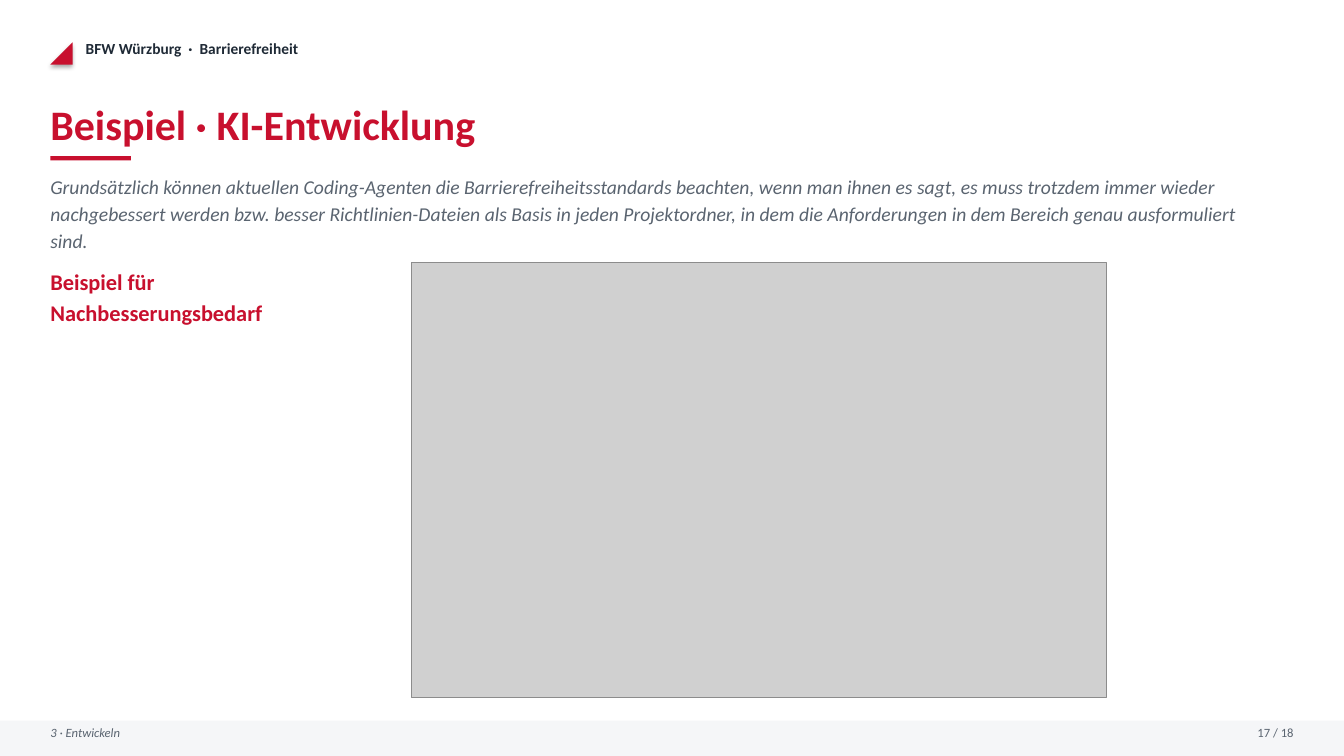
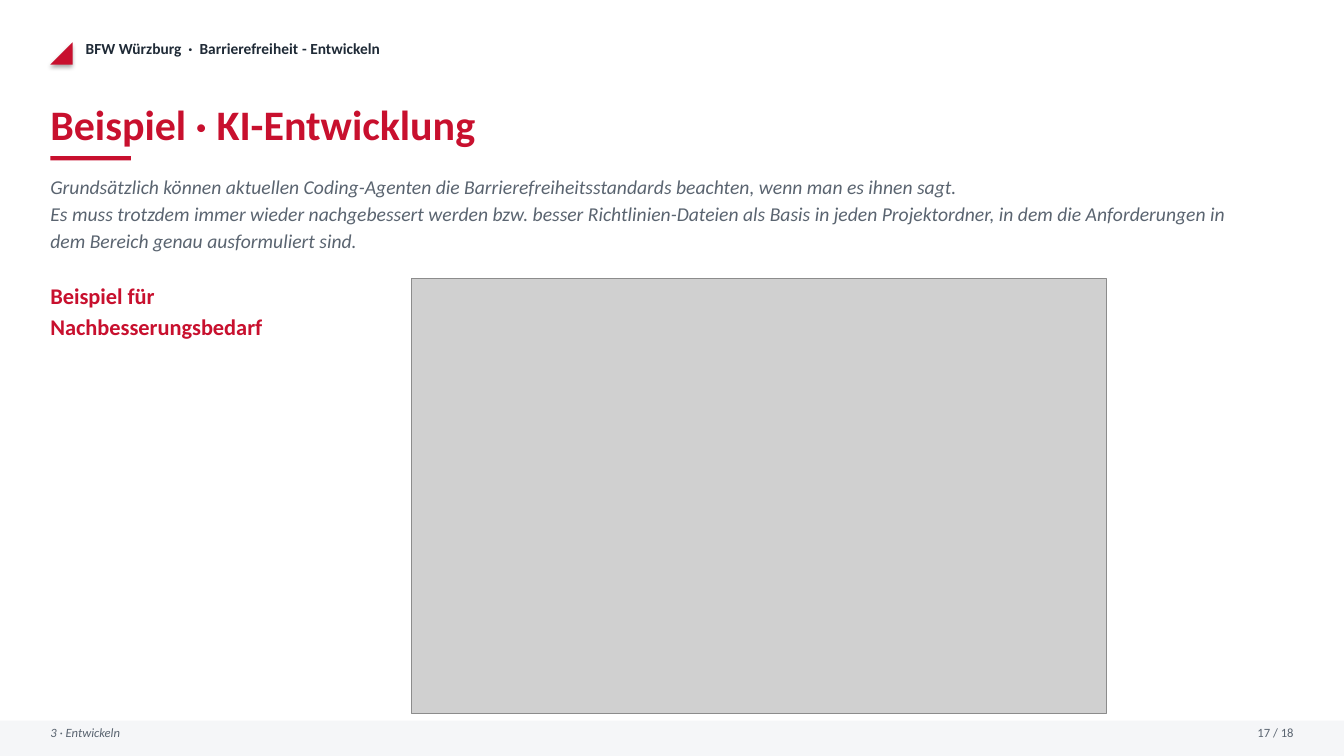
Before and after one commit to EH-BFW/BarrierefreiheitsDemos, a slide deck: slide 16 of Praesentation_Barrierefreiheit.pptx (slide 18 before the commit). Drawn at 1344x756 pixels with LibreOffice and Linux fonts; fonts in the diff are those of the drawing; grey boxes stand for pictures. Boxes give left, top, right and bottom in pixels: in the first picture for what was removed or moved away, otherwise in the second. Text is boxed around its words. In the diff, an @@ line names an element or a change of style, - is before the commit and + after.

```diff
--- a/Praesentation_Barrierefreiheit.pptx
+++ b/Praesentation_Barrierefreiheit.pptx
@@ text at (x1=86, y1=43, x2=380, y2=57): text changed @@
-BFW Würzburg · Barrierefreiheit
+BFW Würzburg · Barrierefreiheit - Entwickeln
@@ text at (x1=50, y1=180, x2=1225, y2=252): text changed @@
-Grundsätzlich können aktuellen Coding-Agenten die Barrierefreiheitsstandards beachten, wenn man ihnen es sagt, es muss trotzdem immer wieder nachgebessert werden bzw. besser Richtlinien-Dateien als Basis in jeden Projektordner, in dem die Anforderungen in dem Bereich genau ausformuliert sind.
+Grundsätzlich können aktuellen Coding-Agenten die Barrierefreiheitsstandards beachten, wenn man es ihnen sagt.
+Es muss trotzdem immer wieder nachgebessert werden bzw. besser Richtlinien-Dateien als Basis in jeden Projektordner, in dem die Anforderungen in dem Bereich genau ausformuliert sind.
@@ text "Beispiel für" moved from (x1=50, y1=274, x2=262, y2=325) to (x1=50, y1=288, x2=262, y2=339) @@
@@ picture moved from (x1=411, y1=263, x2=1106, y2=699) to (x1=411, y1=278, x2=1106, y2=714) @@
```
Also in this commit, not shown: 15 other slides changed, 2 slides added, 3 slides removed, 7 other files.
